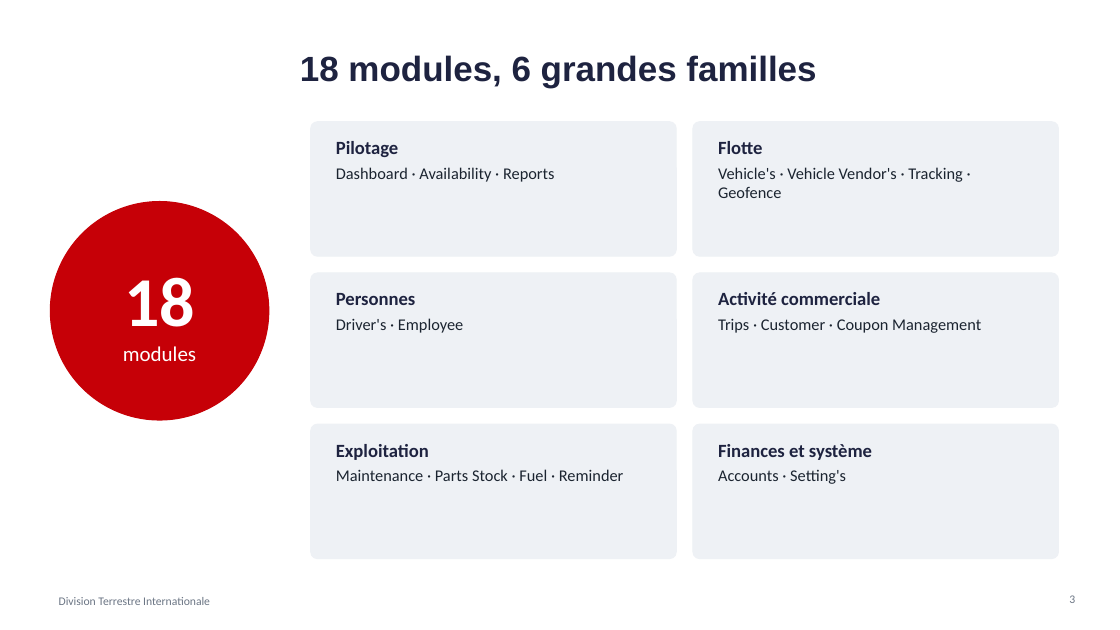
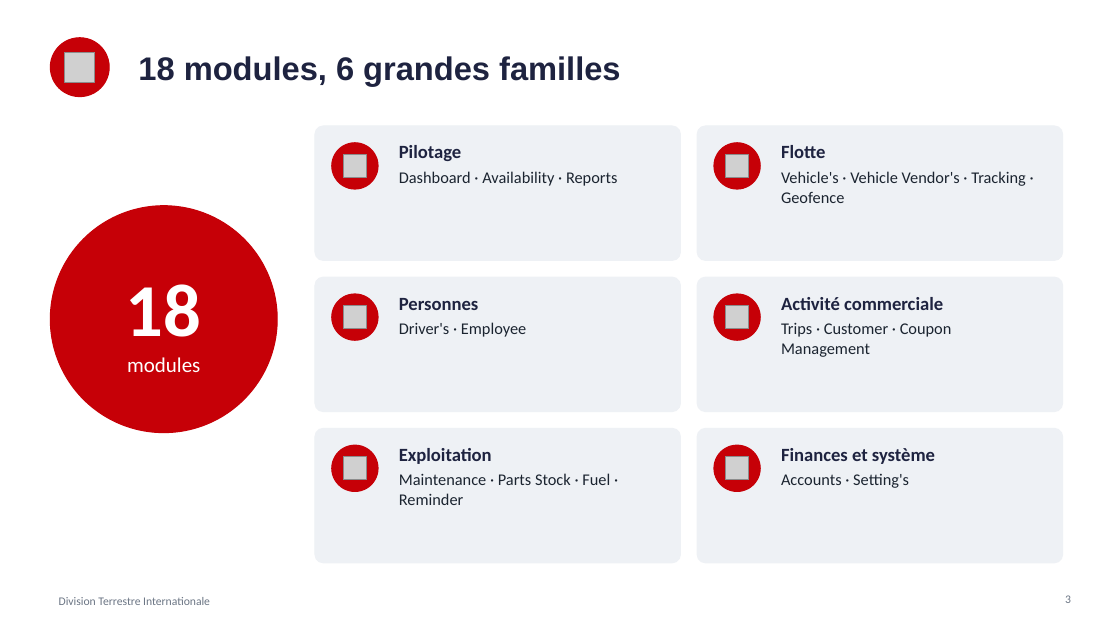
Before and after one commit to meledjearmel/portfolio-assets, a slide deck: slide 3 of formations/dti/presentation-division-terrestre-internationale.pptx. Drawn at 1120x630 pixels with LibreOffice and Linux fonts; fonts in the diff are those of the drawing; grey boxes stand for pictures. Boxes give left, top, right and bottom in pixels: in the first picture for what was removed or moved away, otherwise in the second. Text is boxed around its words. In the diff, an @@ line names an element or a change of style, - is before the commit and + after.

```diff
--- a/formations/dti/presentation-division-terrestre-internationale.pptx
+++ b/formations/dti/presentation-division-terrestre-internationale.pptx
@@ ellipse added at bbox=[50, 38, 109, 97], fill #C60007, outline #C60007 1 pt @@
@@ picture added at bbox=[65, 52, 95, 82] @@
@@ title "18 modules, 6 grandes familles": place and size @@
-title "18 modules, 6 grandes familles" at bbox=[300, 55, 816, 88]
+title "18 modules, 6 grandes familles" at bbox=[138, 56, 620, 86]
@@ title "18 modules, 6 grandes familles" at bbox=[138, 56, 620, 86]: size 30 to 28 pt; alignment centre to left @@
@@ rounded rectangle: place and size @@
-rounded rectangle at bbox=[693, 122, 1059, 256]
+rounded rectangle at bbox=[315, 126, 681, 260]
@@ ellipse added at bbox=[332, 143, 378, 189], fill #C60007, outline #C60007 1 pt @@
@@ text "Pilotage": place and size @@
-text "Pilotage" at bbox=[336, 141, 554, 182]
+text "Pilotage" at bbox=[399, 145, 617, 186]
@@ rounded rectangle: place and size @@
-rounded rectangle at bbox=[693, 273, 1059, 408]
+rounded rectangle at bbox=[697, 126, 1063, 260]
@@ ellipse added at bbox=[714, 143, 760, 189], fill #C60007, outline #C60007 1 pt @@
@@ text "Flotte": place and size @@
-text "Flotte" at bbox=[718, 141, 963, 198]
+text "Flotte" at bbox=[781, 145, 1026, 203]
@@ picture added at bbox=[344, 155, 367, 178] @@
@@ picture added at bbox=[726, 155, 749, 178] @@
@@ ellipse: place and size @@
-ellipse at bbox=[50, 202, 269, 420]
+ellipse at bbox=[50, 206, 277, 433]
@@ text at bbox=[126, 284, 202, 337]: size 60 to 64 pt in "18" @@
@@ rounded rectangle: place and size @@
-rounded rectangle at bbox=[693, 424, 1059, 559]
+rounded rectangle at bbox=[315, 277, 681, 412]
@@ ellipse added at bbox=[332, 294, 378, 340], fill #C60007, outline #C60007 1 pt @@
@@ text "Personnes": place and size @@
-text "Personnes" at bbox=[336, 293, 463, 333]
+text "Personnes" at bbox=[399, 298, 526, 337]
@@ rounded rectangle: place and size @@
-rounded rectangle at bbox=[311, 122, 676, 256]
+rounded rectangle at bbox=[697, 277, 1063, 412]
@@ ellipse added at bbox=[714, 294, 760, 340], fill #C60007, outline #C60007 1 pt @@
@@ text "Activité commerciale" rewrapped from bbox=[718, 292, 981, 333] to bbox=[781, 297, 952, 357] @@
@@ picture added at bbox=[344, 306, 367, 329] @@
@@ picture added at bbox=[726, 306, 749, 329] @@
@@ rounded rectangle: place and size @@
-rounded rectangle at bbox=[311, 424, 676, 559]
+rounded rectangle at bbox=[315, 429, 681, 563]
@@ ellipse added at bbox=[332, 445, 378, 492], fill #C60007, outline #C60007 1 pt @@
@@ text "Exploitation" rewrapped from bbox=[336, 444, 624, 481] to bbox=[399, 448, 610, 505] @@
@@ proportions changed in 6 elements at bbox=[697, 126, 1063, 260], bbox=[315, 126, 681, 260], bbox=[315, 277, 681, 412], bbox=[315, 429, 681, 563], bbox=[697, 277, 1063, 412], bbox=[697, 429, 1063, 563] @@
@@ rounded rectangle: place and size @@
-rounded rectangle at bbox=[311, 273, 676, 408]
+rounded rectangle at bbox=[697, 429, 1063, 563]
@@ ellipse added at bbox=[714, 445, 760, 492], fill #C60007, outline #C60007 1 pt @@
@@ text "Finances et système": place and size @@
-text "Finances et système" at bbox=[718, 444, 872, 484]
+text "Finances et système" at bbox=[781, 448, 935, 488]
@@ picture added at bbox=[344, 457, 367, 481] @@
@@ picture added at bbox=[726, 457, 749, 481] @@
@@ page number: place and size @@
-page number at bbox=[1069, 595, 1075, 603]
+page number at bbox=[1065, 595, 1071, 603]
```
Also in this commit, not shown: 17 other slides changed, 1 other file.
